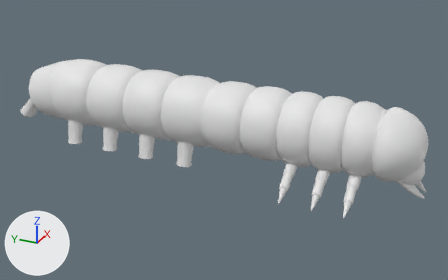
What one commit did to the Blender file 01/Assets/models/enemies/caterpillars/caterpillar05.blend.
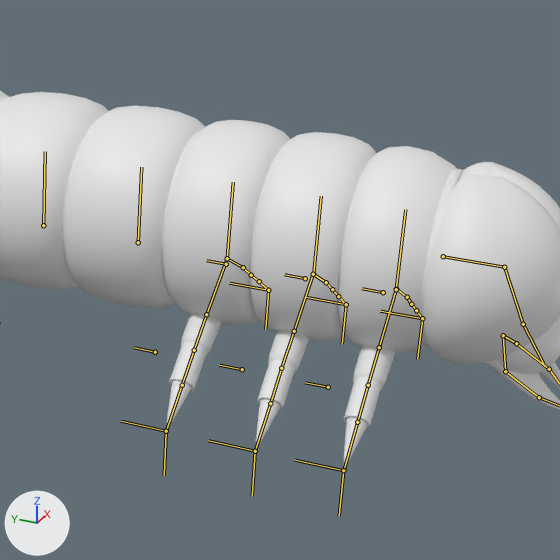
Old and new are each drawn whole from a 50 mm lens placed at (-14.3, -0.74, 6.43), pointed at (0.08, 5.73, -0.76) and again close up on the part from 48% to 94% of the width and 17% to 91% of the height. The axes (+X, +Y, +Z) are drawn at lower left. The lights are the same throughout. The bones that bend it are drawn over the model as lines in the close-ups.

In view in the first close-up: 'body_inner_skin', 'body_outer_shape', 'face', 'head', 'mandibles', 'thoraxlegs'.
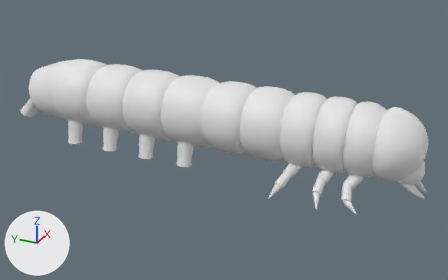
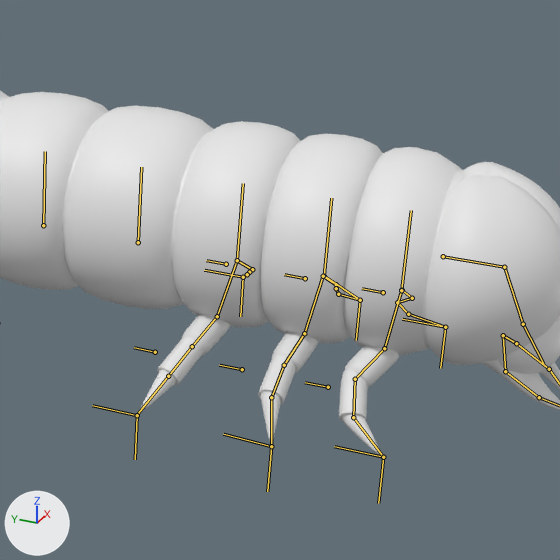
The newer file adds an action. The first version stands in its rest pose; the second is drawn at frame 16 of the action 'c1_walking.U'.

Scene script edits in JSON lines:
```json
{"block": "bone_segment02", "where": "bone_segment02 = bpy.data.objects['Armature'].pose.bones['segment02']  # child of 'thorax_control'"}
{"op": "set", "path": "bone_segment02.location", "old": "(0.0, 0.0, 0.0)", "new": "(0.0, 0.0, 0.1)"}
{"block": "bone_segment03", "where": "bone_segment03 = bpy.data.objects['Armature'].pose.bones['segment03']  # child of 'thorax_control'"}
{"op": "set", "path": "bone_segment03.location", "old": "(0.0, 0.0, 0.0)", "new": "(0.0, 0.0, 0.2)"}
{"block": "bone_leg01_control_l", "where": "bone_leg01_control_l = bpy.data.objects['Armature'].pose.bones['leg01_control.L']  # child of 'thorax_control'"}
{"op": "set", "path": "bone_leg01_control_l.location", "old": "(0.0, 0.0, 0.0)", "new": "(-0.21, -0.06, -0.27)"}
{"block": "bone_leg01_control_r", "where": "bone_leg01_control_r = bpy.data.objects['Armature'].pose.bones['leg01_control.R']  # child of 'thorax_control'"}
{"op": "set", "path": "bone_leg01_control_r.location", "old": "(0.0, 0.0, 0.0)", "new": "(0.2, -0.1, -0.29)"}
{"block": "bone_leg02_control_l", "where": "bone_leg02_control_l = bpy.data.objects['Armature'].pose.bones['leg02_control.L']  # child of 'thorax_control'"}
{"op": "set", "path": "bone_leg02_control_l.location", "old": "(0.0, 0.0, 0.0)", "new": "(0.0, -0.08, -0.14)"}
{"block": "bone_leg02_control_r", "where": "bone_leg02_control_r = bpy.data.objects['Armature'].pose.bones['leg02_control.R']  # child of 'thorax_control'"}
{"op": "set", "path": "bone_leg02_control_r.location", "old": "(0.0, 0.0, 0.0)", "new": "(0.0, -0.08, -0.14)"}
{"block": "bone_foot02_rotator_r", "where": "bone_foot02_rotator_r = bpy.data.objects['Armature'].pose.bones['foot02_rotator.R']  # child of 'leg02_control.R'"}
{"op": "set", "path": "bone_foot02_rotator_r.rotation_quaternion", "old": "(1.0, 0.0, 0.0, 0.0)", "new": "(0.982, 0.118, -0.056, 0.134)", "note": "degrees (0, 0, 0) -> degrees (13, -8, 15)"}
{"block": "bone_leg03_control_l", "where": "bone_leg03_control_l = bpy.data.objects['Armature'].pose.bones['leg03_control.L']  # child of 'thorax_control'"}
{"op": "set", "path": "bone_leg03_control_l.location", "old": "(0.0, 0.0, 0.0)", "new": "(0.0, -0.09, 0.29)"}
{"block": "bone_leg03_control_r", "where": "bone_leg03_control_r = bpy.data.objects['Armature'].pose.bones['leg03_control.R']  # child of 'thorax_control'"}
{"op": "set", "path": "bone_leg03_control_r.location", "old": "(0.0, 0.0, 0.0)", "new": "(0.0, -0.09, 0.29)"}
```

Changed parts and their boxes (x1, y1, x2, y2) in the close-ups (560 x 560 px):
```json
{"object": "body_outer_shape", "change": "posed", "before": [0, 91, 457, 354], "after": [0, 91, 461, 355]}
{"object": "thoraxlegs", "change": "posed", "before": [167, 313, 395, 468], "after": [139, 314, 399, 457], "on screen": "14% wider, 8% shorter"}
{"object": "body_inner_skin", "change": "posed", "before": [62, 121, 463, 347], "after": [62, 121, 465, 348]}
{"bone": "segment02", "before": "(313, 274) to (321, 196)", "after": "(324, 276) to (331, 198)"}
{"bone": "segment03", "before": "(227, 258) to (233, 182)", "after": "(237, 260) to (243, 183)"}
{"bone": "leg01_control.L", "before": "(422, 318) to (417, 359)", "after": "(445, 327) to (440, 368)"}
{"bone": "leg01_control.R", "before": "(343, 470) to (339, 516)", "after": "(383, 457) to (378, 503)"}
{"bone": "leg02_control.L", "before": "(346, 304) to (342, 344)", "after": "(360, 300) to (356, 340)"}
{"bone": "leg02_control.R", "before": "(255, 451) to (252, 496)", "after": "(271, 446) to (267, 491)"}
{"bone": "foot02_rotator.R", "before": "(255, 451) to (208, 440)", "after": "(271, 446) to (223, 434)"}
{"bone": "leg03_control.L", "before": "(268, 290) to (265, 329)", "after": "(243, 277) to (240, 316)"}
{"bone": "leg03_control.R", "before": "(166, 431) to (164, 475)", "after": "(137, 415) to (135, 459)"}
```
